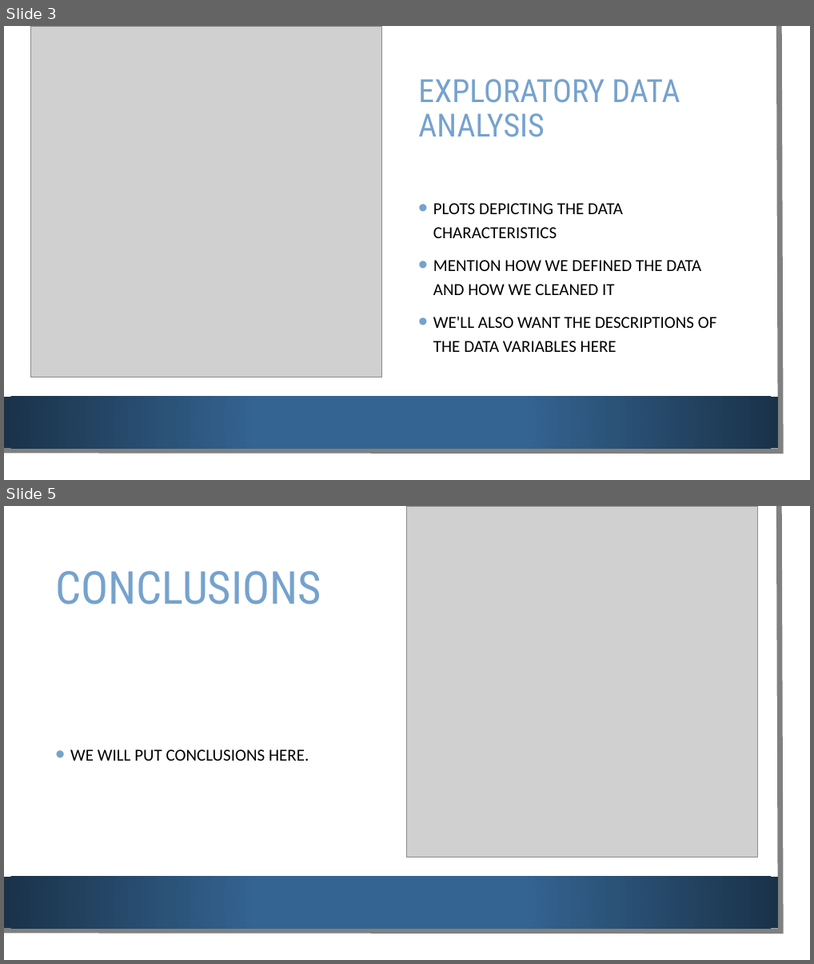
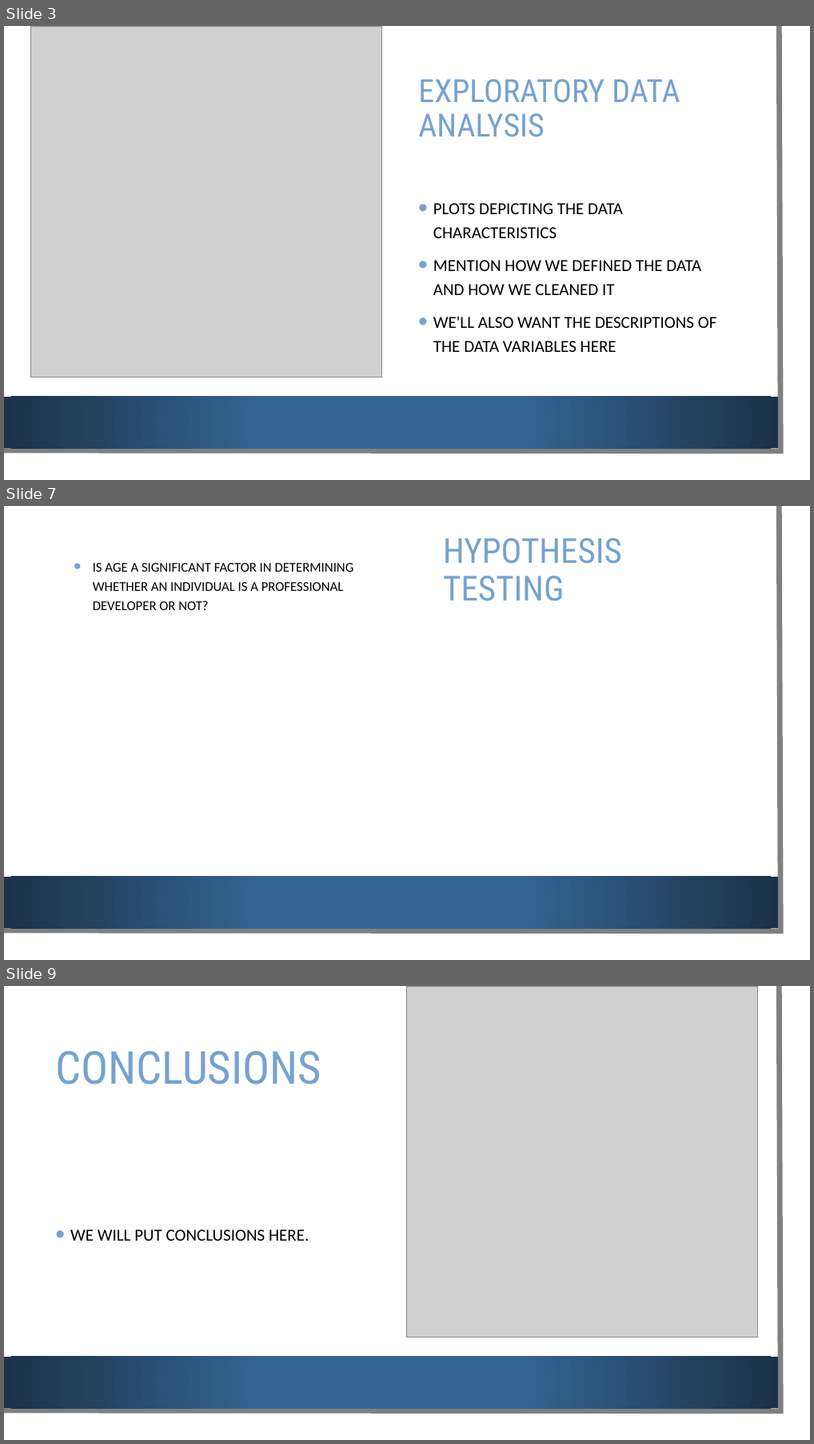
Before and after one commit to NemaPuthanveetil/DATS6101-Team-Global-Project, a slide deck: Presentation for Data Science 101.pptx. Shown one above the other, each under a label of ours: slides 3 and 5 before the commit, slides 3, 7 and 9 after it; the slides between them are not shown. The pictures are 814x964 and 814x1444 pixels, drawn with LibreOffice and Linux fonts; fonts in the diff are those of the drawing; grey boxes stand for pictures; background and template pictures are left out. Boxes give left, top, right and bottom in pixels: in the first picture for what was removed or moved away, otherwise in the second. Text is boxed around its words. In the diff, an @@ line names an element or a change of style, - is before the commit and + after.

```diff
--- a/Presentation for Data Science 101.pptx
+++ b/Presentation for Data Science 101.pptx
@@ slide 7 added at <box>4,506,810,960</box>, background picture (left out); not listed: 3 template elements that a slide beside it also shows @@
@@ title added at <box>443,538,622,601</box>, 41 pt, text #75A2CE @@
+HYPOTHESIS TESTING
@@ text added at <box>93,563,354,610</box>, 16 pt, text #000000 @@
+• IS AGE A SIGNIFICANT FACTOR IN DETERMINING WHETHER AN INDIVIDUAL IS A PROFESSIONAL DEVELOPER OR NOT?
@@ what was slide 5 is now slide 9 @@
```
Also in this commit, not shown: 5 other slides added, 2 slides removed.
